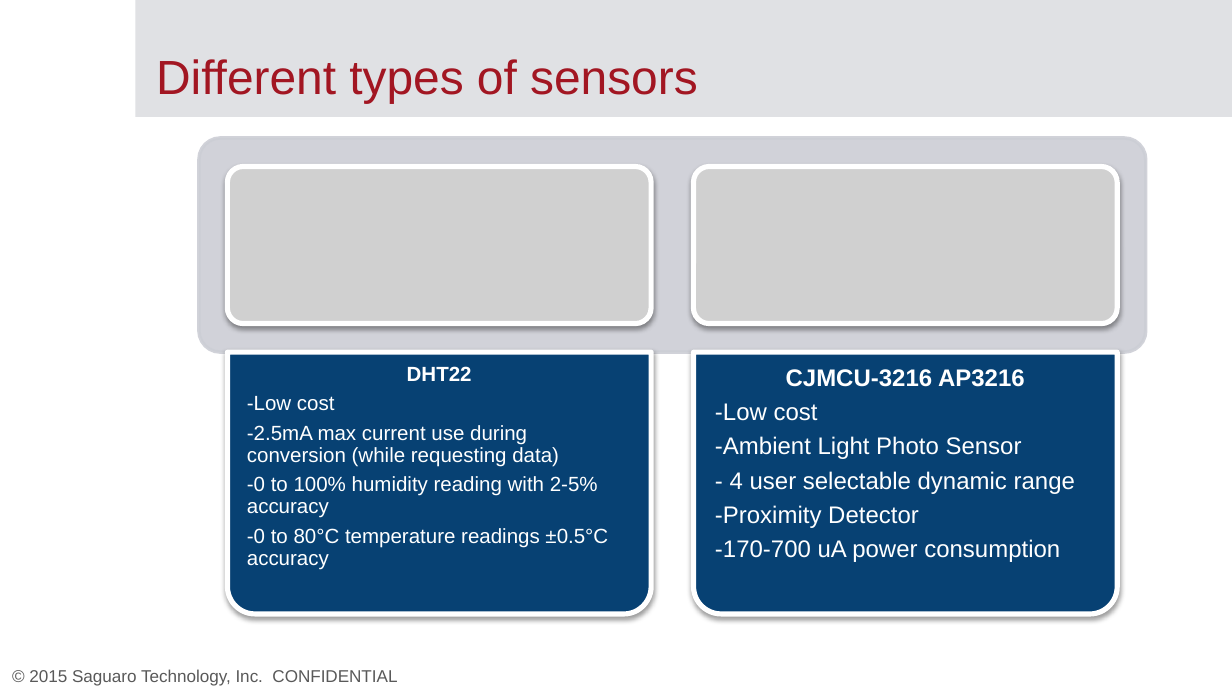
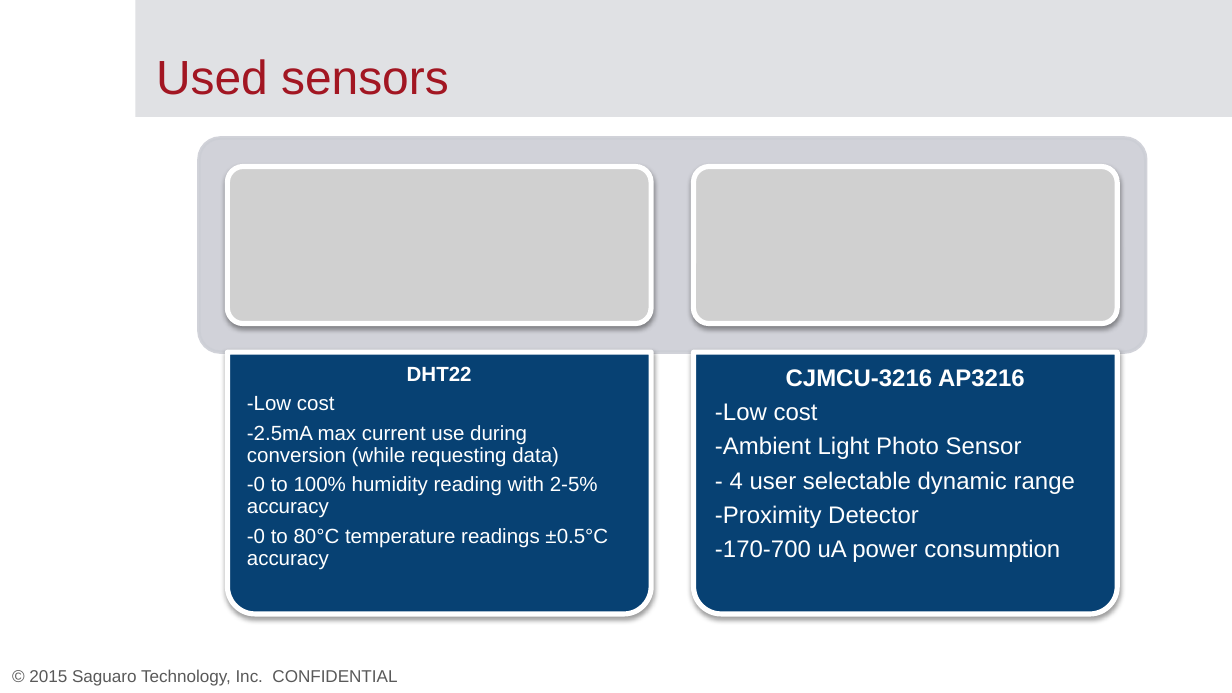
Before and after one commit to mememihnea/LicentaCod, a slide deck: slide 5 of Documentatie/Template.pptx. Drawn at 1232x693 pixels with LibreOffice and Linux fonts; fonts in the diff are those of the drawing; grey boxes stand for pictures; background and template pictures are left out. Boxes give left, top, right and bottom in pixels: in the first picture for what was removed or moved away, otherwise in the second. Text is boxed around its words. In the diff, an @@ line names an element or a change of style, - is before the commit and + after.

```diff
--- a/Documentatie/Template.pptx
+++ b/Documentatie/Template.pptx
@@ title at (156,59,449,95): text changed @@
-Different types of sensors
+Used sensors
```
Also in this commit, not shown: 5 other slides changed, 1 slide removed.
